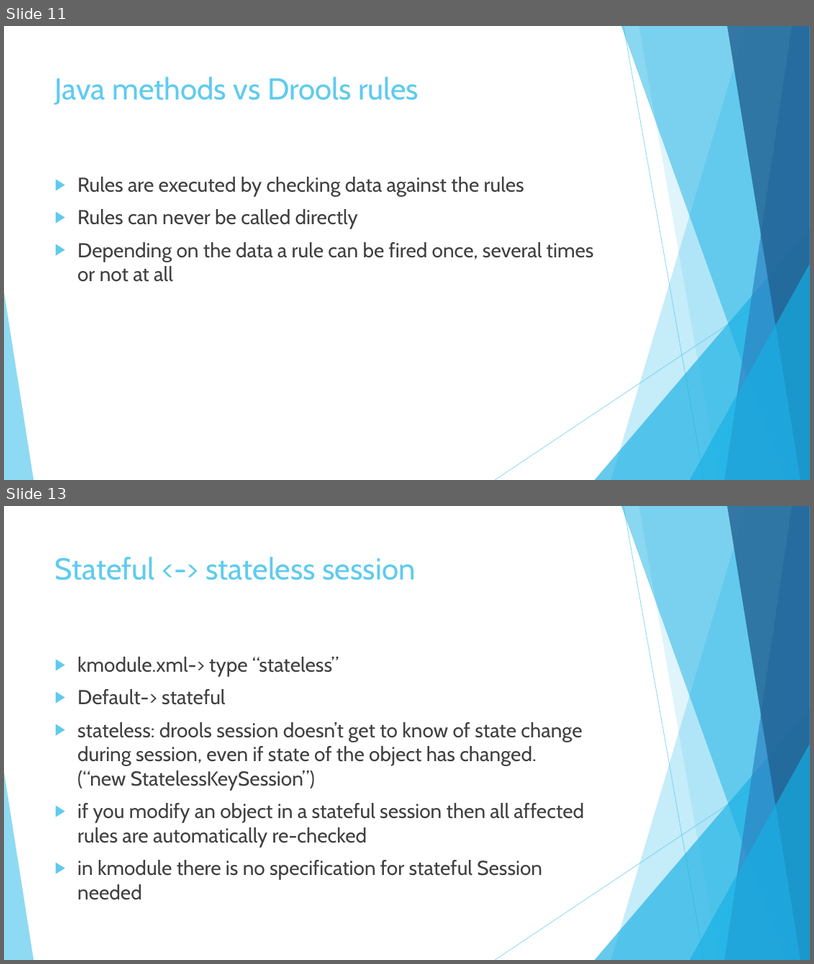
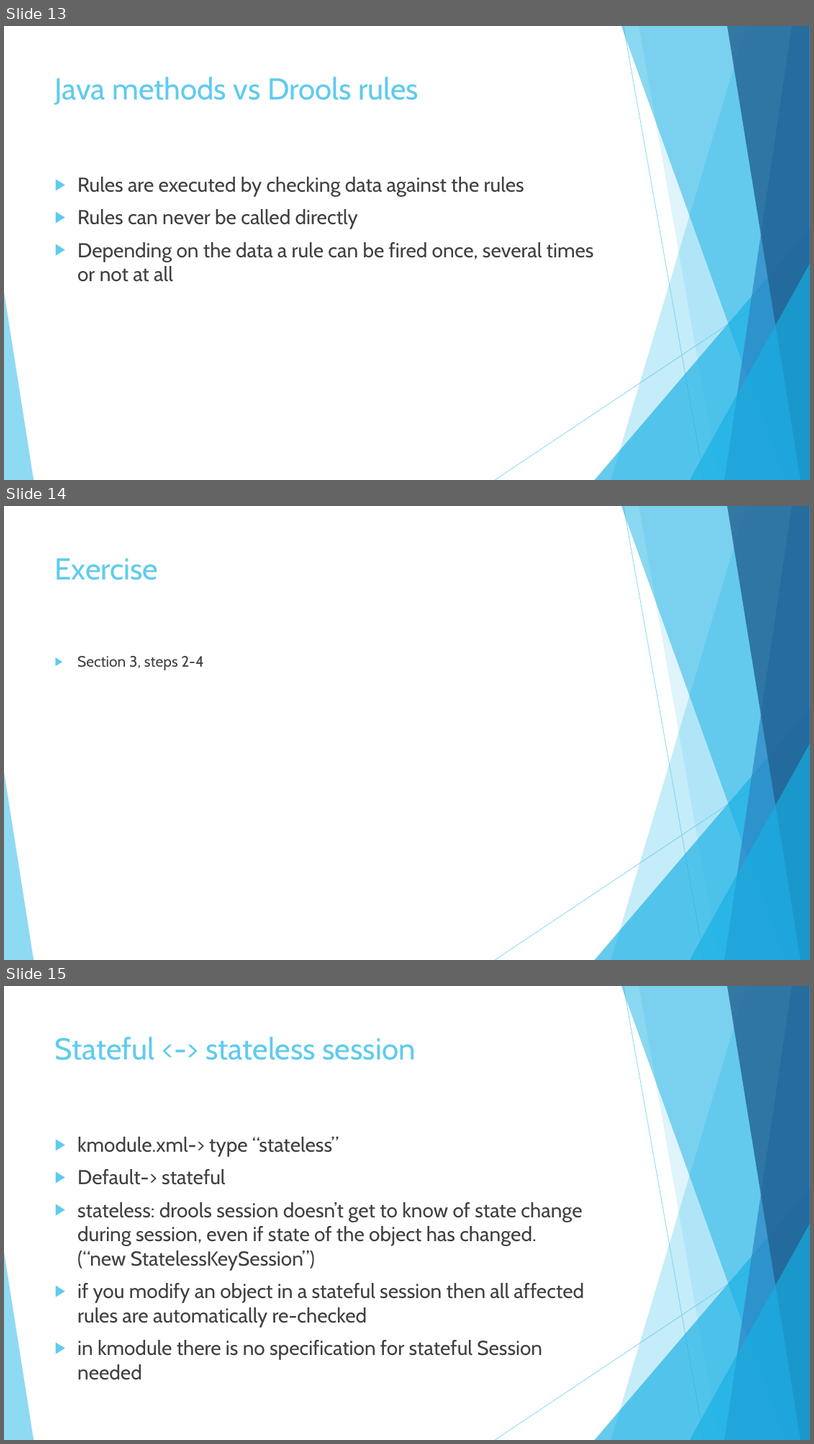
Before and after one commit to sebivenlo/drools, a slide deck: Presentation.pptx. Shown one above the other, each under a label of ours: slides 11 and 13 before the commit, slides 13, 14 and 15 after it; the slides between them are not shown. The pictures are 814x964 and 814x1444 pixels, drawn with LibreOffice and Linux fonts; fonts in the diff are those of the drawing. Boxes give left, top, right and bottom in pixels: in the first picture for what was removed or moved away, otherwise in the second. Text is boxed around its words. In the diff, an @@ line names an element or a change of style, - is before the commit and + after.

```diff
--- a/Presentation.pptx
+++ b/Presentation.pptx
@@ slide 14 added at box(4, 506, 810, 960), background #FFFFFF; not listed: 10 template elements that a slide beside it also shows @@
@@ title added at box(55, 558, 159, 580), 36 pt, text #5FCBEF @@
+Exercise
@@ text added at box(77, 656, 203, 670), 18 pt, text #404040 @@
+▶ Section 3, steps 2-4
@@ what was slide 11 is now slide 13 @@
@@ what was slide 13 is now slide 15 @@
```
Also in this commit, not shown: 1 slide changed, 2 other slides added.
